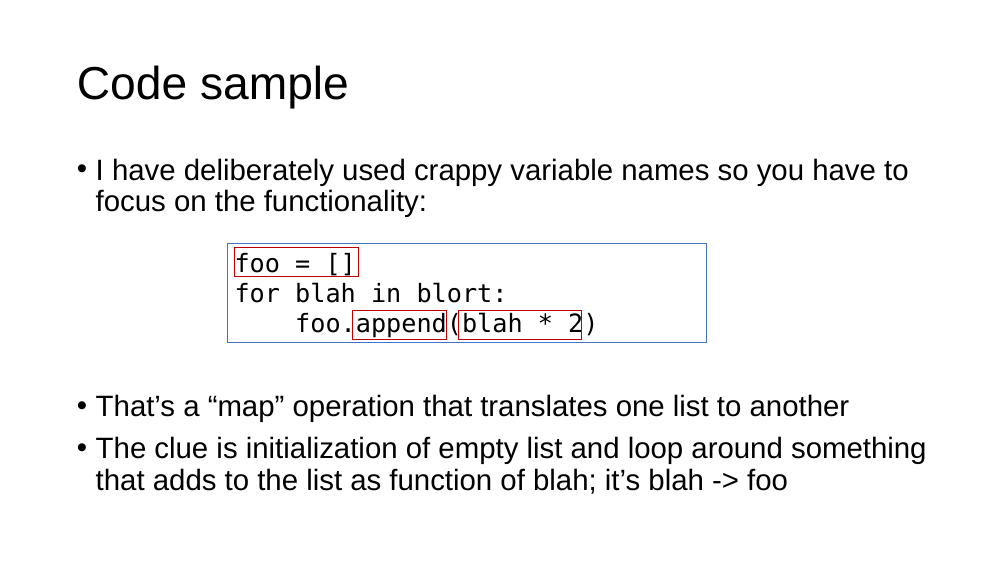
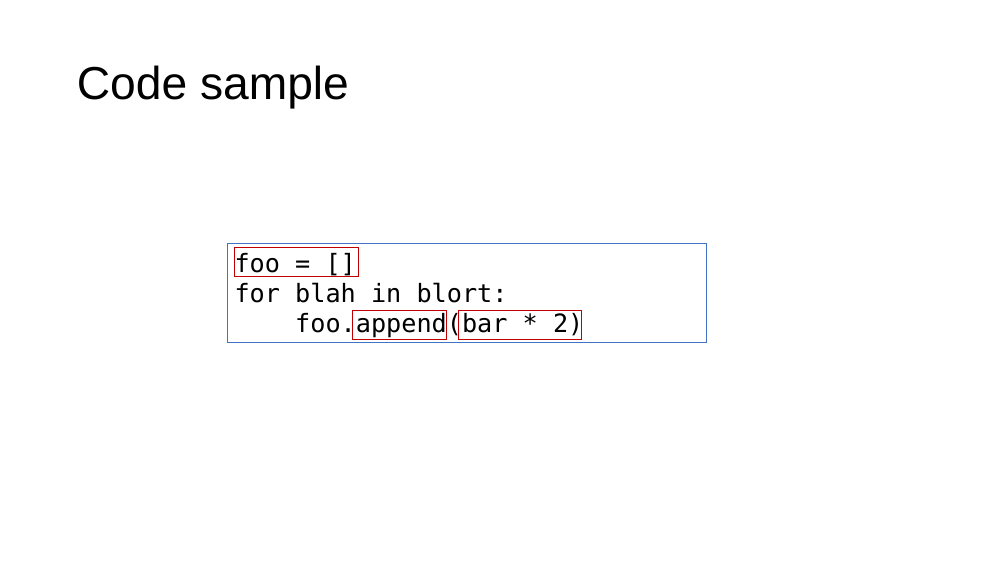
Before and after one commit to parrt/msds689, a slide deck: slide 13 of notes/reading-code.pptx. Drawn at 1008x567 pixels with LibreOffice and Linux fonts; fonts in the diff are those of the drawing; grey boxes stand for pictures; background and template pictures are left out. Boxes give left, top, right and bottom in pixels: in the first picture for what was removed or moved away, otherwise in the second. Text is boxed around its words. In the diff, an @@ line names an element or a change of style, - is before the commit and + after.

```diff
--- a/notes/reading-code.pptx
+++ b/notes/reading-code.pptx
@@ text removed at bbox=[96, 158, 927, 494] @@
-• I have deliberately used crappy variable names so you have to focus on the functionality:
-• That’s a “map” operation that translates one list to another
-• The clue is initialization of empty list and loop around something that adds to the list as function of blah; it’s blah -> foo
@@ text in rectangle at bbox=[295, 311, 583, 338]: text changed @@
-foo.append(blah * 2)
+foo.append(bar * 2)
```
Also in this commit, not shown: 3 other slides changed, 5 other files.
